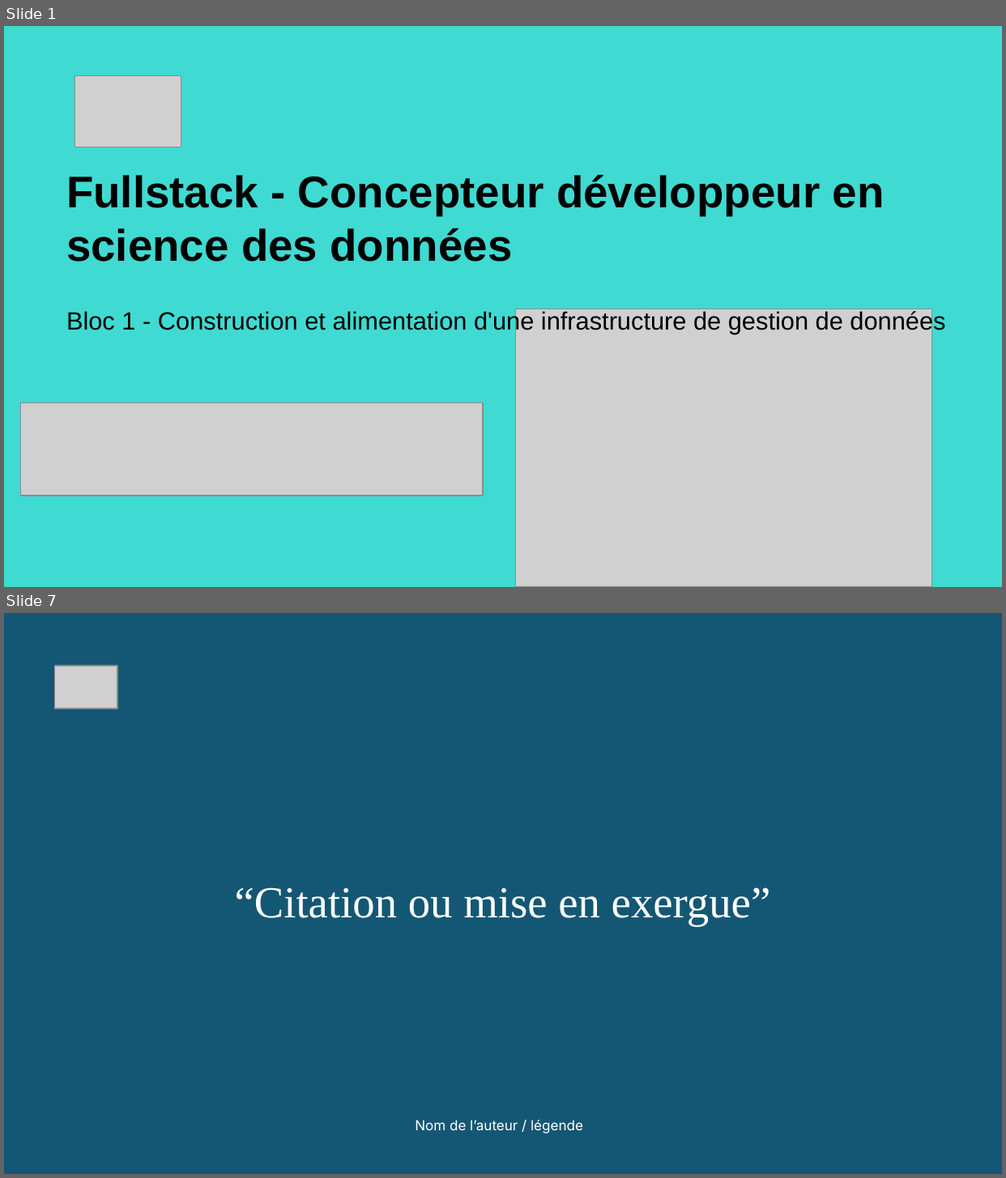
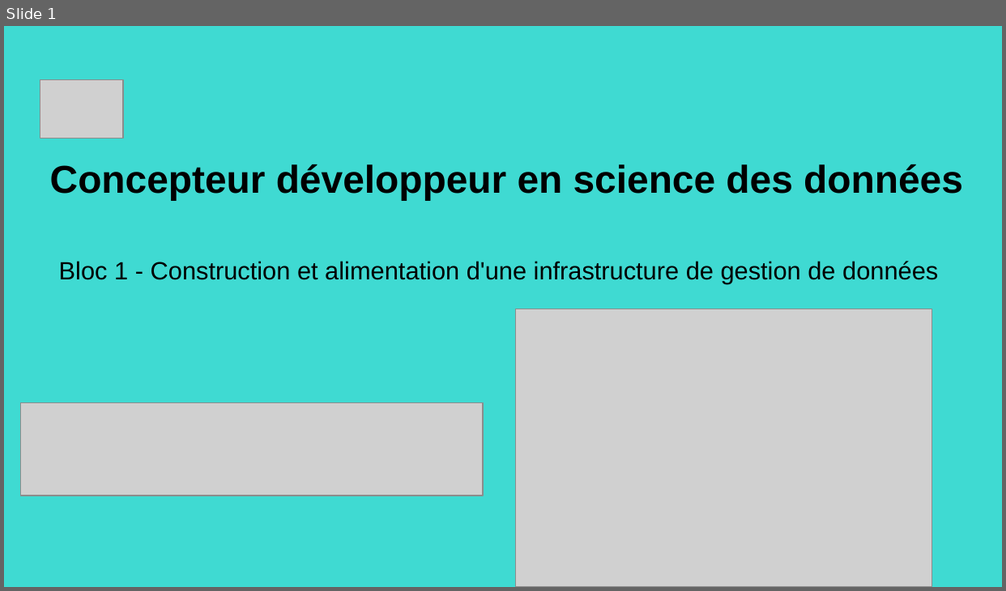
Before and after one commit to Nath-data13/DSFS_certif_2025, a slide deck: Bloc1/bloc1_kayak.pptx. Shown one above the other, each under a label of ours: slides 1 and 7 before the commit, slide 1 after it; the slides between them are not shown. The pictures are 1006x1178 and 1006x591 pixels, drawn with LibreOffice and Linux fonts; fonts in the diff are those of the drawing; grey boxes stand for pictures. Boxes give left, top, right and bottom in pixels: in the first picture for what was removed or moved away, otherwise in the second. Text is boxed around its words. In the diff, an @@ line names an element or a change of style, - is before the commit and + after.

```diff
--- a/Bloc1/bloc1_kayak.pptx
+++ b/Bloc1/bloc1_kayak.pptx
@@ slide 7 removed at (x1=4, y1=613, x2=1002, y2=1174), background #145774 @@
@@ picture removed at (x1=55, y1=666, x2=117, y2=709) @@
@@ title removed at (x1=235, y1=888, x2=771, y2=926) @@
-“Citation ou mise en exergue”
@@ title removed at (x1=415, y1=1120, x2=583, y2=1134) @@
-Nom de l’auteur / légende
@@ slide 1 changed as well @@
@@ picture resized from (x1=74, y1=76, x2=181, y2=147) to (x1=40, y1=80, x2=123, y2=139) @@
@@ title at (x1=50, y1=165, x2=963, y2=200): text changed; size 32 to 28 pt @@
-Fullstack - Concepteur développeur en science des données
+Concepteur développeur en science des données
@@ title "Bloc 1 - Construction et ..." moved from (x1=66, y1=310, x2=945, y2=335) to (x1=59, y1=261, x2=938, y2=284) @@
```
Also in this commit, not shown: 1 other slide changed, 9 slides added, 5 other slides removed, 2 other files.
